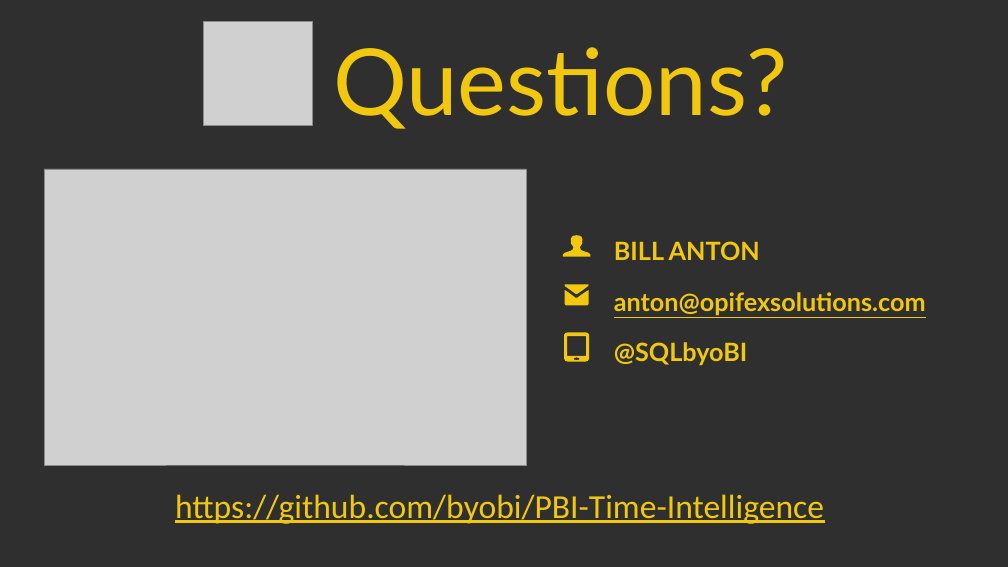
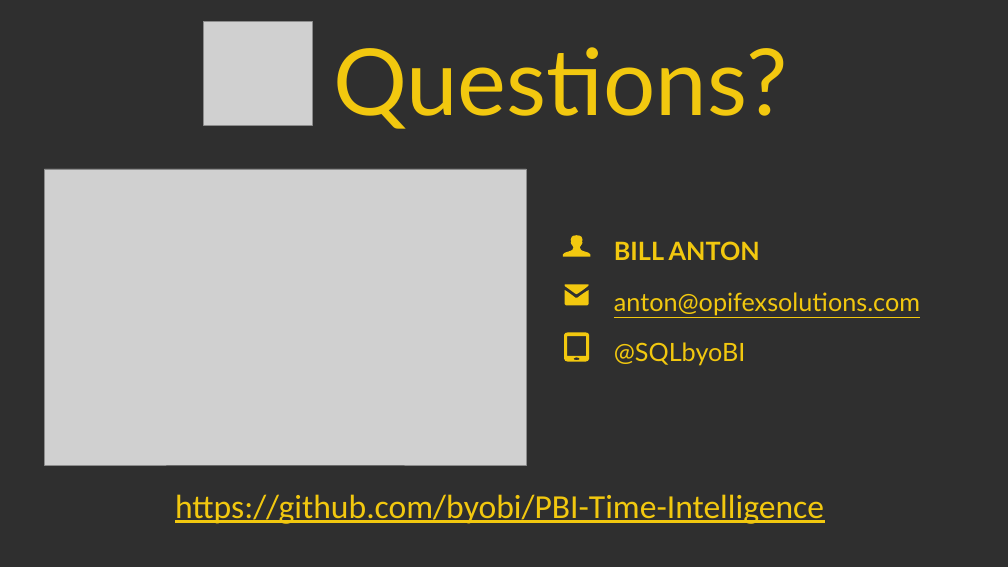
Before and after one commit to byobi/PBI-Time-Intelligence, a slide deck: slide 45 of Power BI Time Intelligence - Beyond the Basics.pptx (slide 43 before the commit). Drawn at 1008x567 pixels with LibreOffice and Linux fonts; fonts in the diff are those of the drawing; grey boxes stand for pictures. Boxes give left, top, right and bottom in pixels: in the first picture for what was removed or moved away, otherwise in the second. Text is boxed around its words. In the diff, an @@ line names an element or a change of style, - is before the commit and + after.

```diff
--- a/Power BI Time Intelligence - Beyond the Basics.pptx
+++ b/Power BI Time Intelligence - Beyond the Basics.pptx
@@ text "anton@opifexsolutions.com" at [614, 292, 920, 315]: bold off @@
@@ text "@SQLbyoBI" at [614, 342, 746, 366]: bold off @@
```
Also in this commit, not shown: 4 other slides changed, 4 slides added, 2 slides removed.
